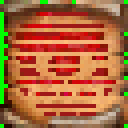
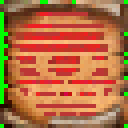
Before/after of a w=128, h=128 layered artwork. What changed in the layer stack:
painted on "murderousmist.png" over [8,8,116,120]
